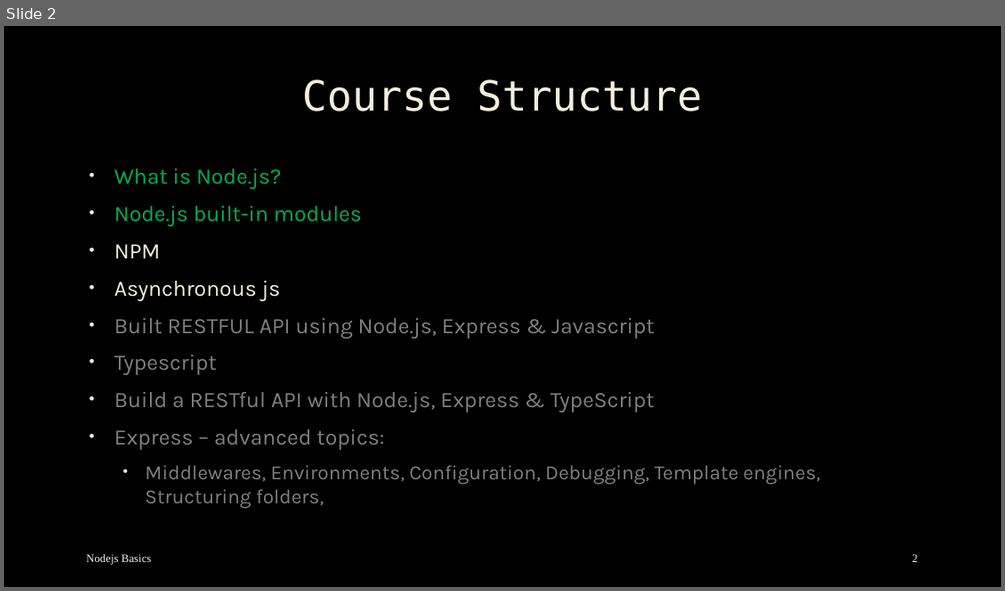
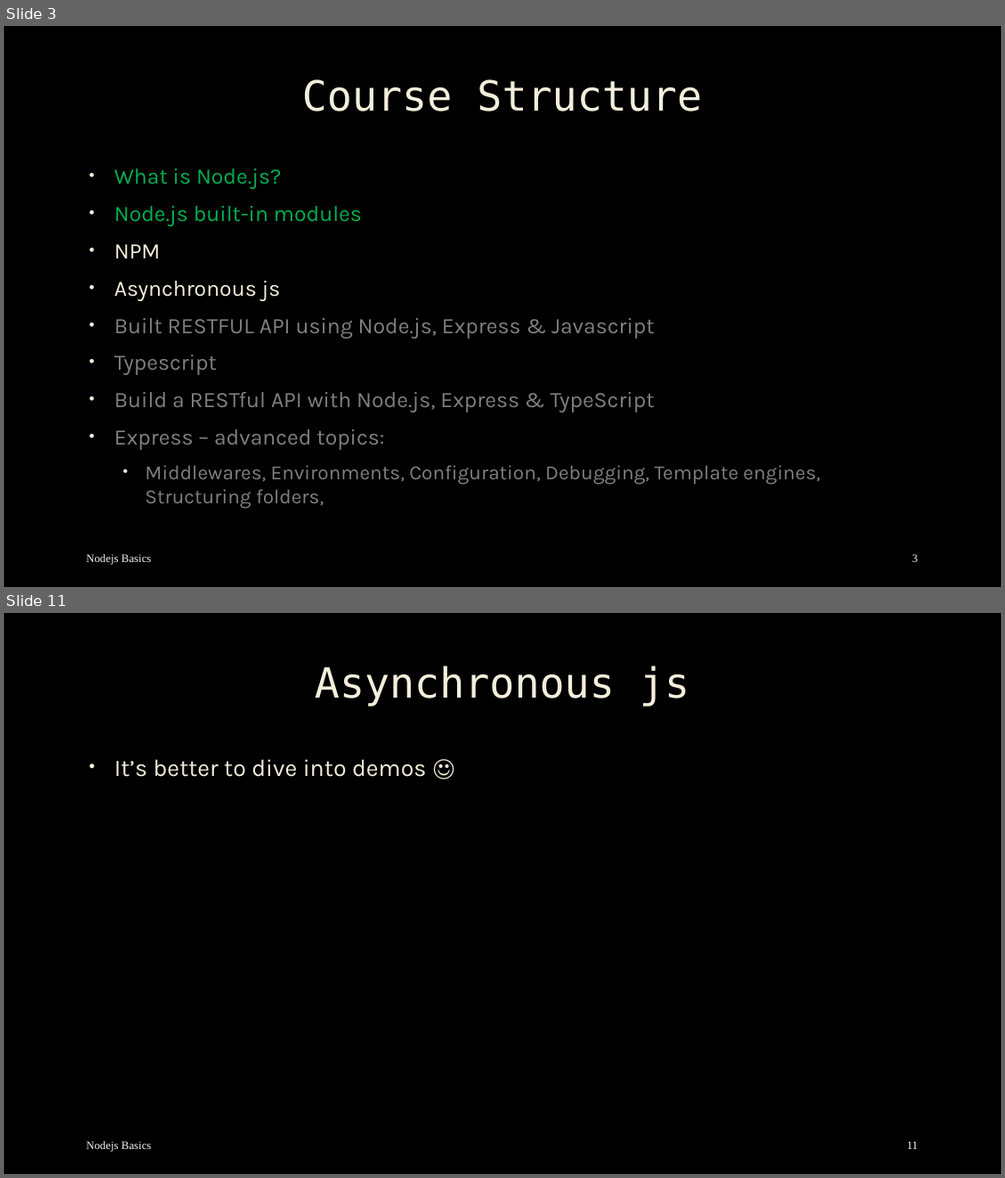
Before and after one commit to mostafa8026/nestjs-course, a slide deck: nodejs-basics-03.pptx. Shown one above the other, each under a label of ours: slide 2 before the commit, slides 3 and 11 after it; the slides between them are not shown. The pictures are 1005x591 and 1005x1178 pixels, drawn with LibreOffice and Linux fonts; fonts in the diff are those of the drawing; background and template pictures are left out. Boxes give left, top, right and bottom in pixels: in the first picture for what was removed or moved away, otherwise in the second. Text is boxed around its words. In the diff, an @@ line names an element or a change of style, - is before the commit and + after.

```diff
--- a/nodejs-basics-03.pptx
+++ b/nodejs-basics-03.pptx
@@ slide 11 added at (4,613,1001,1174), background picture (left out) @@
@@ title added at (315,666,689,706), 40 pt, text #F4EEDC @@
+Asynchronous js
@@ text added at (114,759,427,777), 23 pt, text #F4EEDC @@
+• It’s better to dive into demos ☺
@@ text added at (86,1141,152,1151), 11 pt, text #F2F2F2 @@
+Nodejs Basics
@@ page number added at (906,1141,917,1149), 11 pt, text #F2F2F2 @@
+11
@@ what was slide 2 is now slide 3 @@
@@ page number at (912,554,917,562): text changed @@
-2
+3
```
Also in this commit, not shown: 6 slides changed, 7 other slides added, 8 other files.
